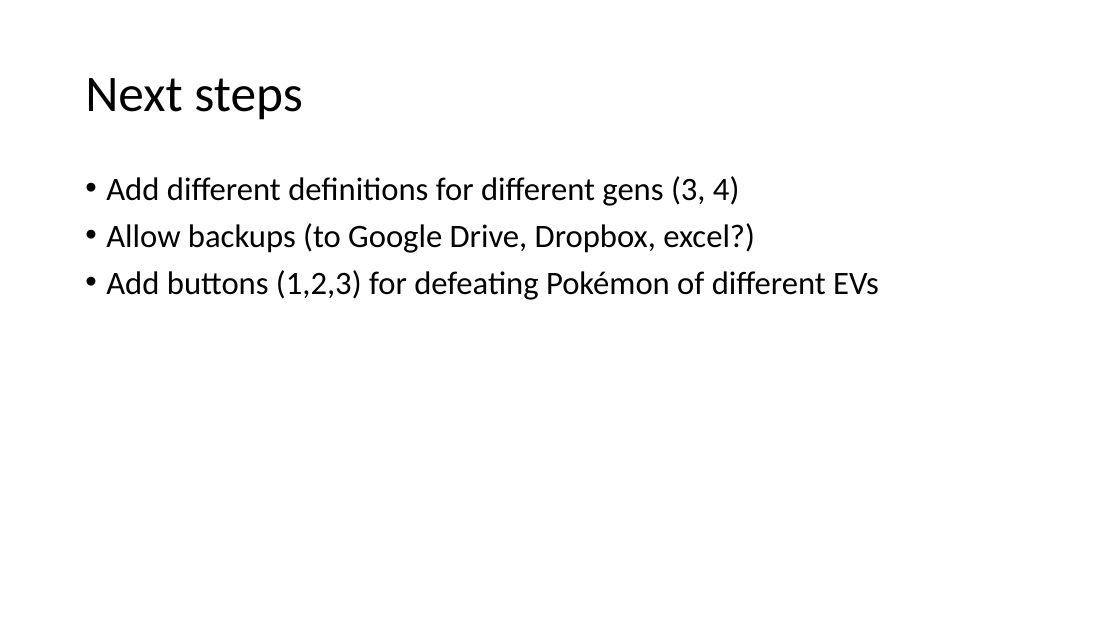
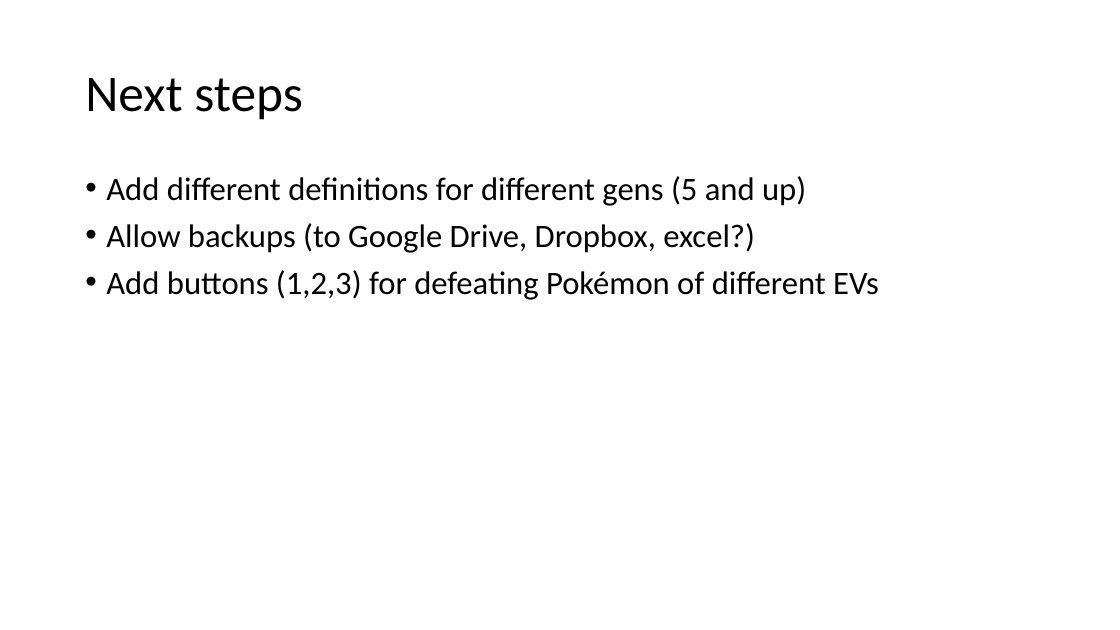
Before and after one commit to Ellime/PokemonEVCounter, a slide deck: slide 21 of Outline_PokemonEVCounterApp.pptx (slide 24 before the commit). Drawn at 1120x630 pixels with LibreOffice and Linux fonts; fonts in the diff are those of the drawing. Boxes give left, top, right and bottom in pixels: in the first picture for what was removed or moved away, otherwise in the second. Text is boxed around its words. In the diff, an @@ line names an element or a change of style, - is before the commit and + after.

```diff
--- a/Outline_PokemonEVCounterApp.pptx
+++ b/Outline_PokemonEVCounterApp.pptx
@@ text at (106, 176, 806, 206): text changed @@
-• Add different definitions for different gens (3, 4)
+• Add different definitions for different gens (5 and up)
```
Also in this commit, not shown: 6 other slides changed, 3 slides removed.
